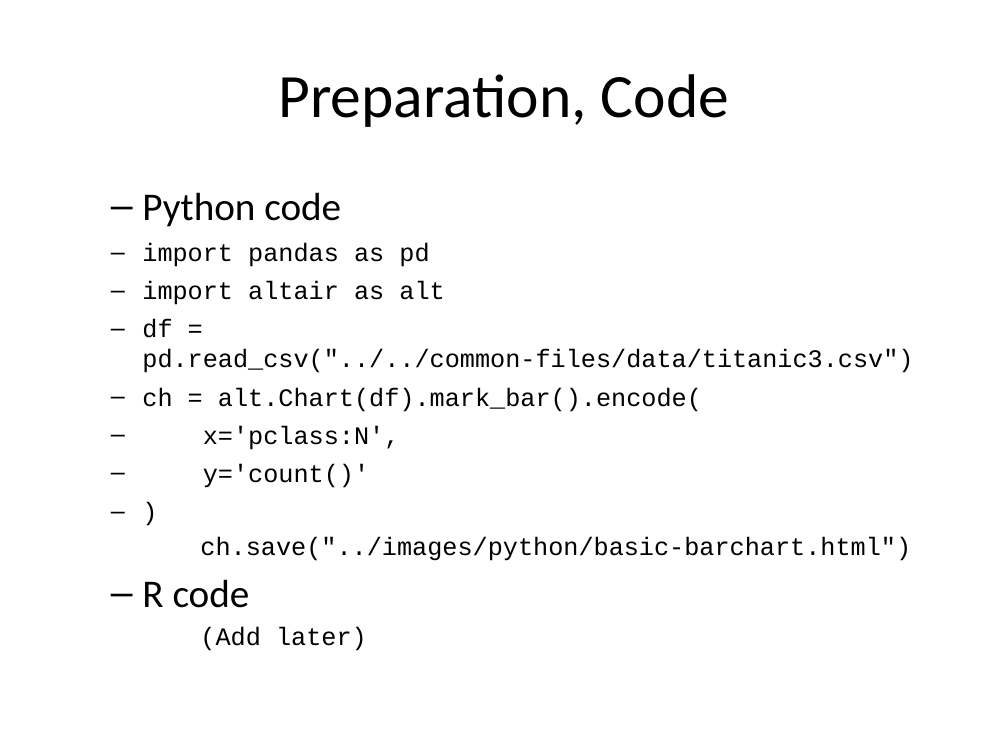
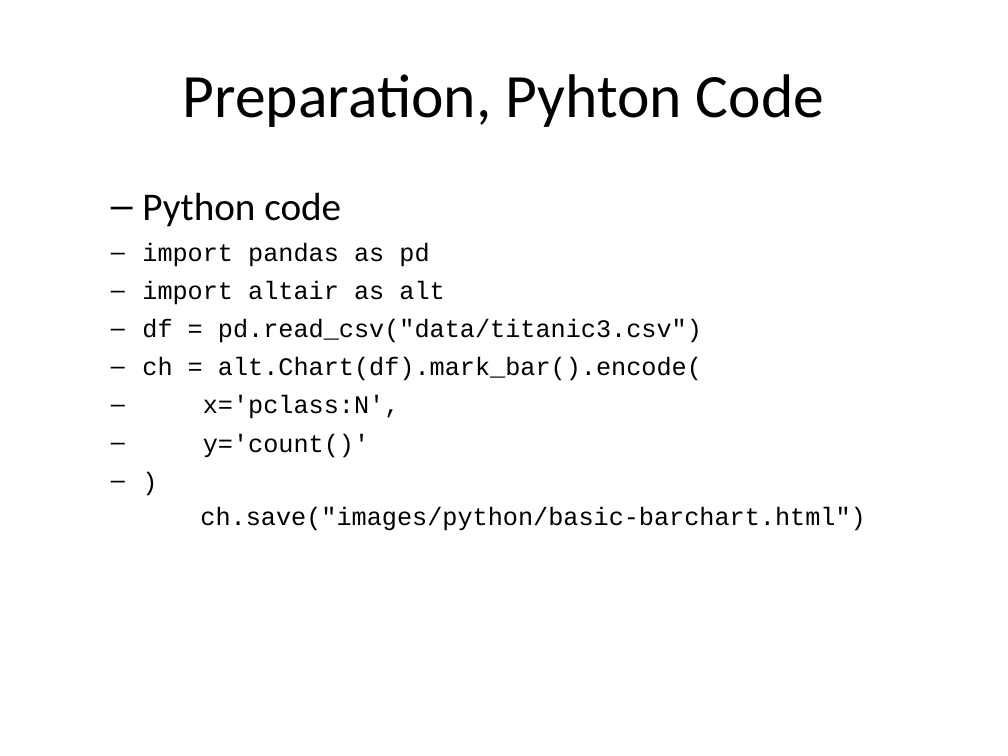
Before and after one commit to pmean/data-visualization, a slide deck: slide 3 of data-viz-02/component/preparation.pptx (slide 7 before the commit). Drawn at 1008x756 pixels with LibreOffice and Linux fonts; fonts in the diff are those of the drawing. Boxes give left, top, right and bottom in pixels: in the first picture for what was removed or moved away, otherwise in the second. Text is boxed around its words. In the diff, an @@ line names an element or a change of style, - is before the commit and + after.

Commit message:
Finished tweaks on data-viz-01

```diff
--- a/data-viz-02/component/preparation.pptx
+++ b/data-viz-02/component/preparation.pptx
@@ title at bbox=[183, 74, 824, 127]: text changed @@
-Preparation, Code
+Preparation, Pyhton Code
@@ text at bbox=[142, 243, 865, 531]: text changed @@
-import pandas as pd
-import altair as alt
-df = pd.read_csv("../../common-files/data/titanic3.csv")
-ch = alt.Chart(df).mark_bar().encode(
-x='pclass:N',
-y='count()'
-)
-ch.save("../images/python/basic-barchart.html")
-  – R code
-(Add later)
+import pandas as pd
+import altair as alt
+df = pd.read_csv("data/titanic3.csv")
+ch = alt.Chart(df).mark_bar().encode(
+x='pclass:N',
+y='count()'
+)
+ch.save("images/python/basic-barchart.html")
```
Also in this commit, not shown: 2 other slides changed, 3 slides removed, 30 other files.
